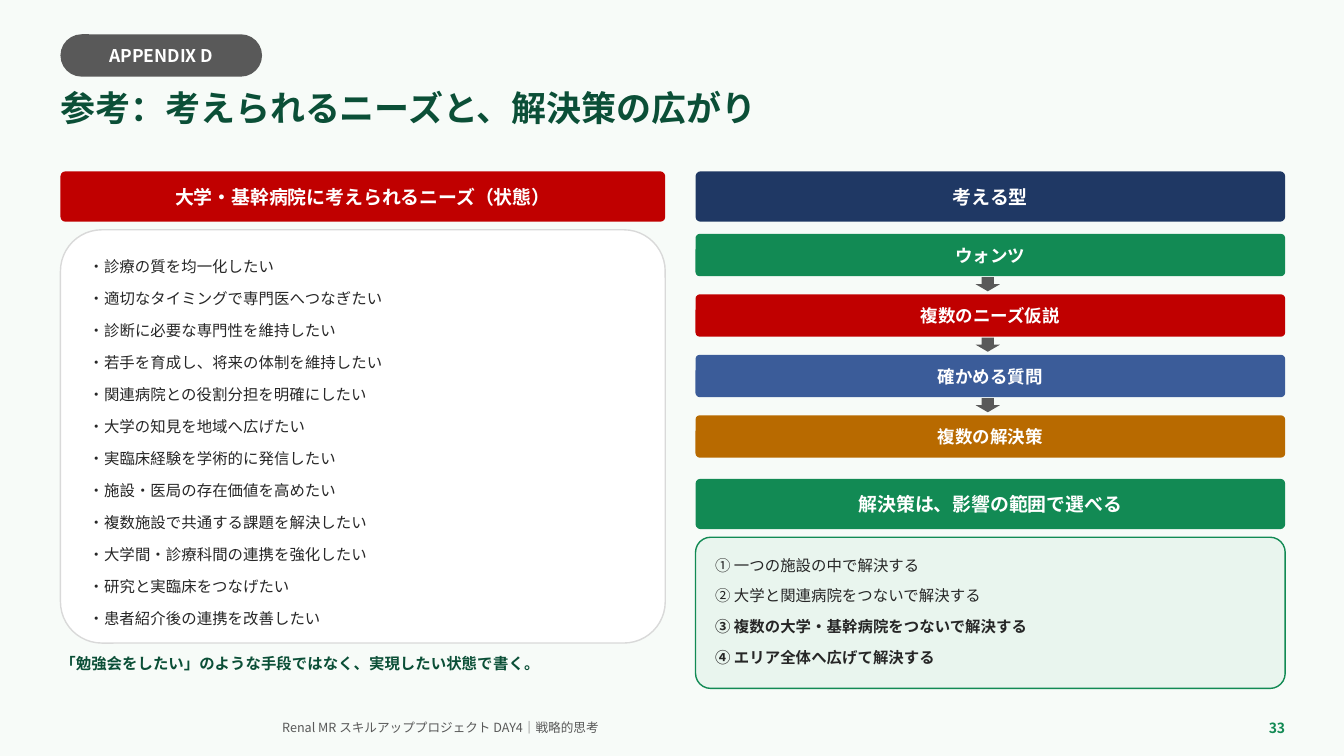
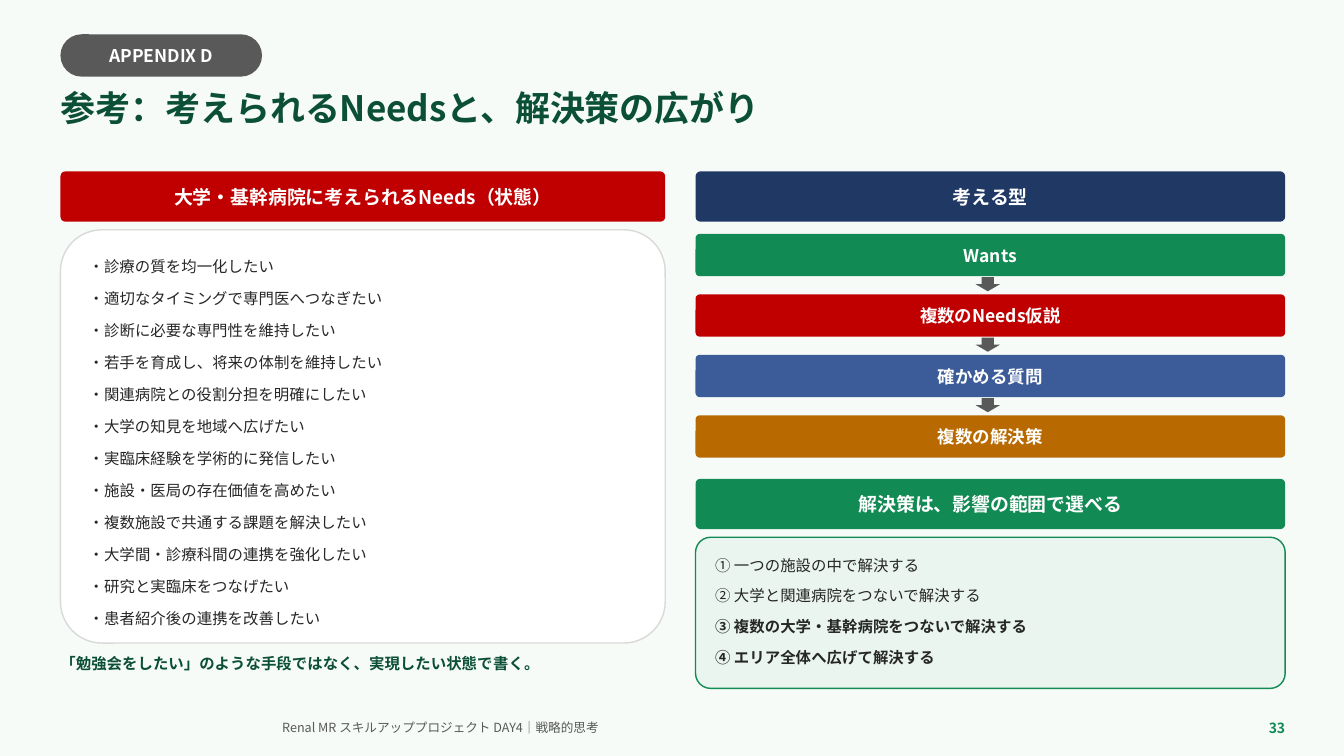
Before and after one commit to TAKUYA-1187/Claude, a slide deck: slide 33 of novartis_training/DAY4_ちょっと分かるだけで世界が変わる.pptx. Drawn at 1344x756 pixels with LibreOffice and Linux fonts; fonts in the diff are those of the drawing; background and template pictures are left out. Boxes give left, top, right and bottom in pixels: in the first picture for what was removed or moved away, otherwise in the second. Text is boxed around its words. In the diff, an @@ line names an element or a change of style, - is before the commit and + after.

```diff
--- a/novartis_training/DAY4_ちょっと分かるだけで世界が変わる.pptx
+++ b/novartis_training/DAY4_ちょっと分かるだけで世界が変わる.pptx
@@ text at (x1=60, y1=91, x2=759, y2=124): text changed @@
-参考：考えられるニーズと、解決策の広がり
+参考：考えられるNeedsと、解決策の広がり
@@ text in rounded rectangle at (x1=174, y1=188, x2=551, y2=206): text changed @@
-大学・基幹病院に考えられるニーズ（状態）
+大学・基幹病院に考えられるNeeds（状態）
@@ text in rounded rectangle at (x1=964, y1=249, x2=1017, y2=263): text changed @@
-ウォンツ
+Wants
@@ text in rounded rectangle at (x1=920, y1=307, x2=1061, y2=324): text changed @@
-複数のニーズ仮説
+複数のNeeds仮説
```
Also in this commit, not shown: 21 other slides changed, 2 other files.
